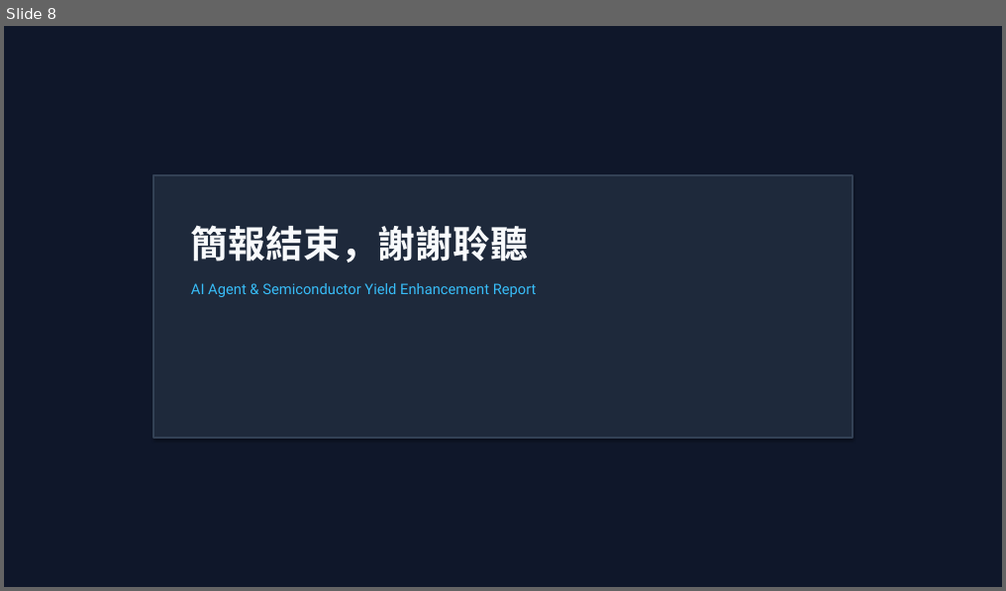
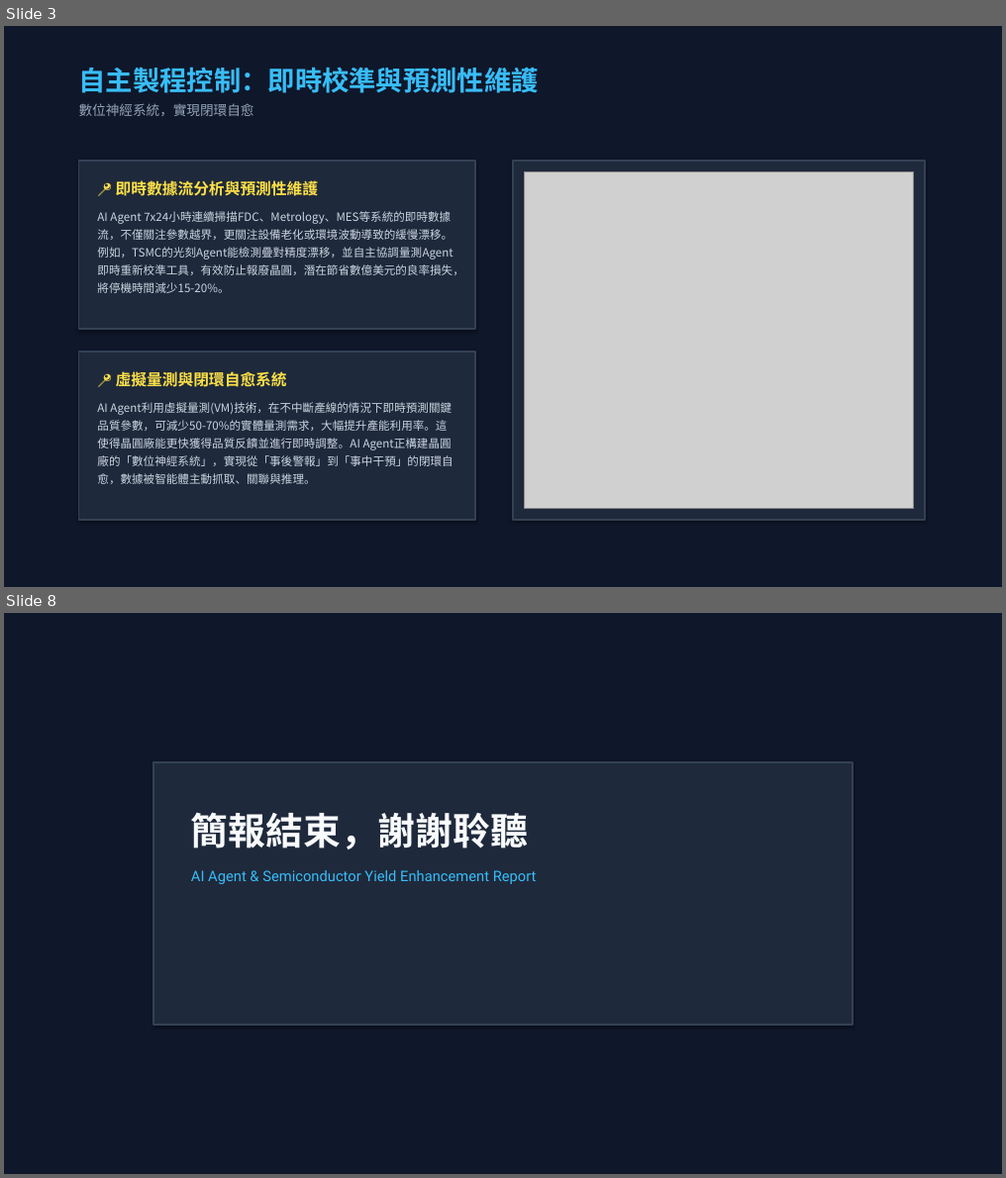
Before and after one commit to HJHuang1-lab/semiconductor-AI_report, a slide deck: AI_Agent_Semiconductor_Yield_Report.pptx. Shown one above the other, each under a label of ours: slide 8 before the commit, slides 3 and 8 after it; the slides between them are not shown. The pictures are 1006x591 and 1006x1178 pixels, drawn with LibreOffice and Linux fonts; fonts in the diff are those of the drawing; grey boxes stand for pictures. Boxes give left, top, right and bottom in pixels: in the first picture for what was removed or moved away, otherwise in the second. Text is boxed around its words. In the diff, an @@ line names an element or a change of style, - is before the commit and + after.

Commit message:
🚀 feat: 實現即時 AI 繪圖 (Imagen 4.0) 與高級高質感圖片防崩潰備份機制

```diff
--- a/AI_Agent_Semiconductor_Yield_Report.pptx
+++ b/AI_Agent_Semiconductor_Yield_Report.pptx
@@ slide 3 added at [4,26,1002,587], background #FFFFFF @@
@@ rectangle added at [4,26,1002,587], fill #0F172A, outline #0F172A 0.75 pt @@
@@ text added at [79,67,539,116], 26 pt, text #38BDF8, bold @@
+自主製程控制：即時校準與預測性維護
+數位神經系統，實現閉環自愈
@@ rectangle added at [79,161,475,329], fill #1E293B, outline #334155 1.5 pt @@
@@ rectangle added at [513,161,925,520], fill #1E293B, outline #334155 1.5 pt @@
@@ picture added at [525,172,914,509] @@
@@ text added at [97,180,463,293], 11 pt, text #CBD5E1 @@
+📍 即時數據流分析與預測性維護
+AI Agent 7x24小時連續掃描FDC、Metrology、MES等系統的即時數據流，不僅關注參數越界，更關注設備老化或環境波動導致的緩慢漂移。例如，TSMC的光刻Agent能檢測疊對精度漂移，並自主協調量測Agent即時重新校準工具，有效防止報廢晶圓，潛在節省數億美元的良率損失，將停機時間減少15-20%。
@@ rectangle added at [79,352,475,520], fill #1E293B, outline #334155 1.5 pt @@
@@ text added at [97,372,452,484], 11 pt, text #CBD5E1 @@
+📍 虛擬量測與閉環自愈系統
+AI Agent利用虛擬量測(VM)技術，在不中斷產線的情況下即時預測關鍵品質參數，可減少50-70%的實體量測需求，大幅提升產能利用率。這使得晶圓廠能更快獲得品質反饋並進行即時調整。AI Agent正構建晶圓廠的「數位神經系統」，實現從「事後警報」到「事中干預」的閉環自愈，數據被智能體主動抓取、關聯與推理。
```
Also in this commit, not shown: 3 slides changed, 3 other slides added, 4 slides removed, 5 other files.
